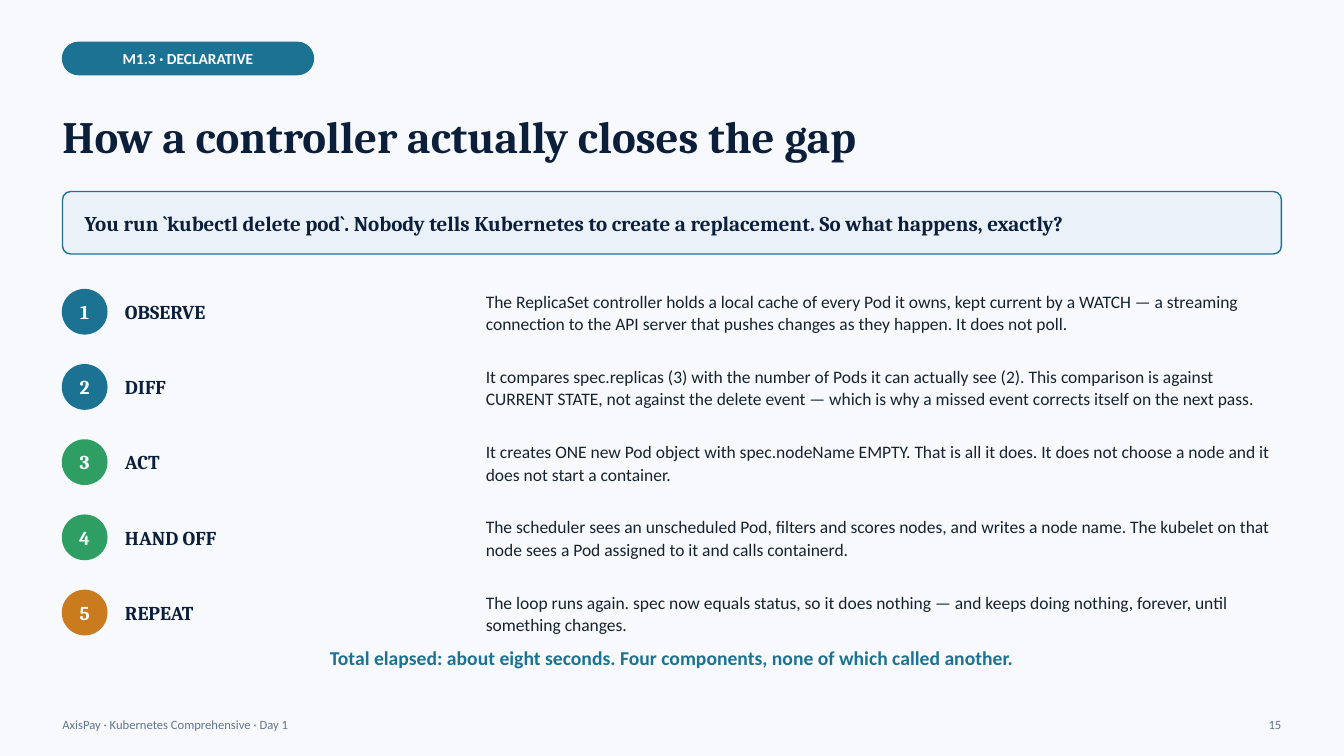
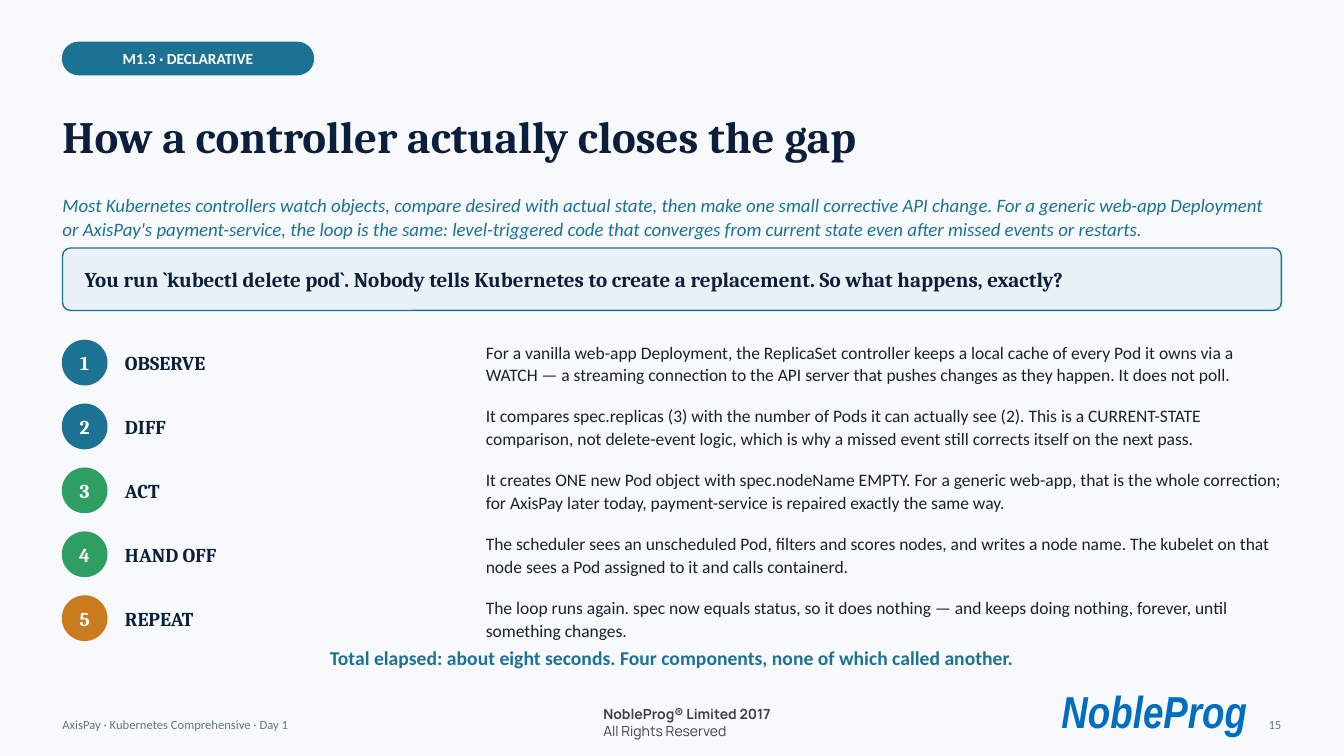
Before and after one commit to kumbulanit/kubernetescompr, a slide deck: slide 15 of days/day1/AxisPay-K8s-Day1.pptx. Drawn at 1344x756 pixels with LibreOffice and Linux fonts; fonts in the diff are those of the drawing; background and template pictures are left out. Boxes give left, top, right and bottom in pixels: in the first picture for what was removed or moved away, otherwise in the second. Text is boxed around its words. In the diff, an @@ line names an element or a change of style, - is before the commit and + after.

```diff
--- a/days/day1/AxisPay-K8s-Day1.pptx
+++ b/days/day1/AxisPay-K8s-Day1.pptx
@@ text added at (x1=62, y1=199, x2=1262, y2=240), 13.5 pt, text #1C7293, italic @@
+Most Kubernetes controllers watch objects, compare desired with actual state, then make one small corrective API change. For a generic web-app Deployment or AxisPay's payment-service, the loop is the same: level-triggered code that converges from current state even after missed events or restarts.
@@ rounded rectangle moved from (x1=63, y1=192, x2=1281, y2=254) to (x1=63, y1=248, x2=1281, y2=311) @@
@@ text "You run `kubectl delete pod`. ..." moved from (x1=85, y1=216, x2=1063, y2=236) to (x1=85, y1=272, x2=1063, y2=292) @@
@@ text "1" moved from (x1=80, y1=306, x2=89, y2=319) to (x1=80, y1=357, x2=89, y2=370) @@
@@ ellipse moved from (x1=63, y1=365, x2=107, y2=409) to (x1=63, y1=341, x2=107, y2=385) @@
@@ text "OBSERVE" moved from (x1=125, y1=305, x2=205, y2=320) to (x1=125, y1=356, x2=205, y2=371) @@
@@ text at (x1=486, y1=347, x2=1233, y2=384): text changed @@
-The ReplicaSet controller holds a local cache of every Pod it owns, kept current by a WATCH — a streaming connection to the API server that pushes changes as they happen. It does not poll.
+For a vanilla web-app Deployment, the ReplicaSet controller keeps a local cache of every Pod it owns via a WATCH — a streaming connection to the API server that pushes changes as they happen. It does not poll.
@@ text "2" moved from (x1=80, y1=380, x2=90, y2=394) to (x1=80, y1=420, x2=90, y2=434) @@
@@ ellipse moved from (x1=63, y1=289, x2=107, y2=334) to (x1=63, y1=404, x2=107, y2=449) @@
@@ text "DIFF" moved from (x1=125, y1=381, x2=166, y2=394) to (x1=125, y1=421, x2=166, y2=434) @@
@@ text at (x1=486, y1=409, x2=1201, y2=448): text changed @@
-It compares spec.replicas (3) with the number of Pods it can actually see (2). This comparison is against CURRENT STATE, not against the delete event — which is why a missed event corrects itself on the next pass.
+It compares spec.replicas (3) with the number of Pods it can actually see (2). This is a CURRENT-STATE comparison, not delete-event logic, which is why a missed event still corrects itself on the next pass.
@@ text "3" moved from (x1=80, y1=455, x2=90, y2=469) to (x1=80, y1=484, x2=90, y2=498) @@
@@ ellipse moved from (x1=63, y1=441, x2=107, y2=485) to (x1=63, y1=468, x2=107, y2=512) @@
@@ text "ACT" moved from (x1=125, y1=455, x2=160, y2=470) to (x1=125, y1=484, x2=160, y2=499) @@
@@ text at (x1=486, y1=474, x2=1280, y2=512): text changed @@
-It creates ONE new Pod object with spec.nodeName EMPTY. That is all it does. It does not choose a node and it does not start a container.
+It creates ONE new Pod object with spec.nodeName EMPTY. For a generic web-app, that is the whole correction; for AxisPay later today, payment-service is repaired exactly the same way.
@@ text "4" moved from (x1=79, y1=531, x2=90, y2=545) to (x1=79, y1=548, x2=90, y2=562) @@
@@ ellipse moved from (x1=63, y1=515, x2=107, y2=560) to (x1=63, y1=532, x2=107, y2=577) @@
@@ text "HAND OFF" moved from (x1=125, y1=531, x2=217, y2=546) to (x1=125, y1=548, x2=217, y2=563) @@
@@ text "The scheduler sees an unscheduled ..." moved from (x1=486, y1=521, x2=1269, y2=559) to (x1=486, y1=538, x2=1269, y2=576) @@
@@ text "5" moved from (x1=80, y1=607, x2=90, y2=620) to (x1=80, y1=613, x2=90, y2=626) @@
@@ ellipse moved from (x1=63, y1=591, x2=107, y2=635) to (x1=63, y1=596, x2=107, y2=640) @@
@@ text "REPEAT" moved from (x1=125, y1=607, x2=193, y2=620) to (x1=125, y1=613, x2=193, y2=626) @@
@@ text "The loop runs again. spec ..." moved from (x1=486, y1=597, x2=1227, y2=634) to (x1=486, y1=602, x2=1227, y2=640) @@
@@ text added at (x1=603, y1=708, x2=771, y2=740), 10 pt, text #414141, bold @@
+NobleProg® Limited 2017
+All Rights Reserved
@@ text added at (x1=1061, y1=695, x2=1247, y2=737), 32 pt, text #006EBE, bold, italic @@
+NobleProg
```
Also in this commit, not shown: 53 other slides changed, 5 slides added, 2 slides removed, 27 other files.
